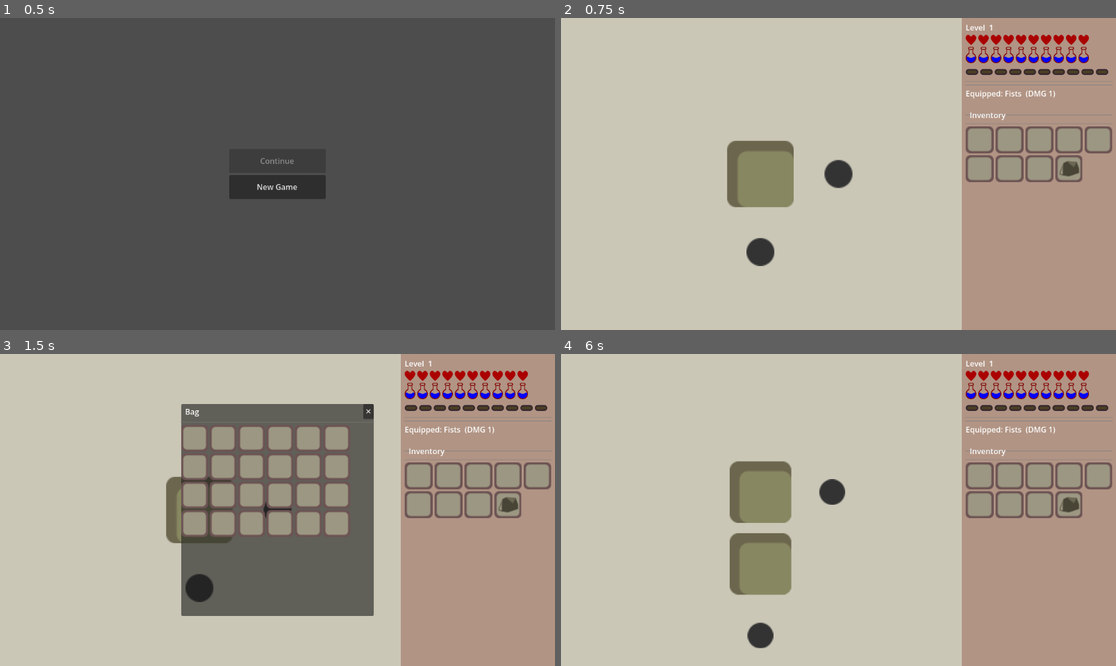
Above: before the commit, frames 1-4 (two rows, left to right).
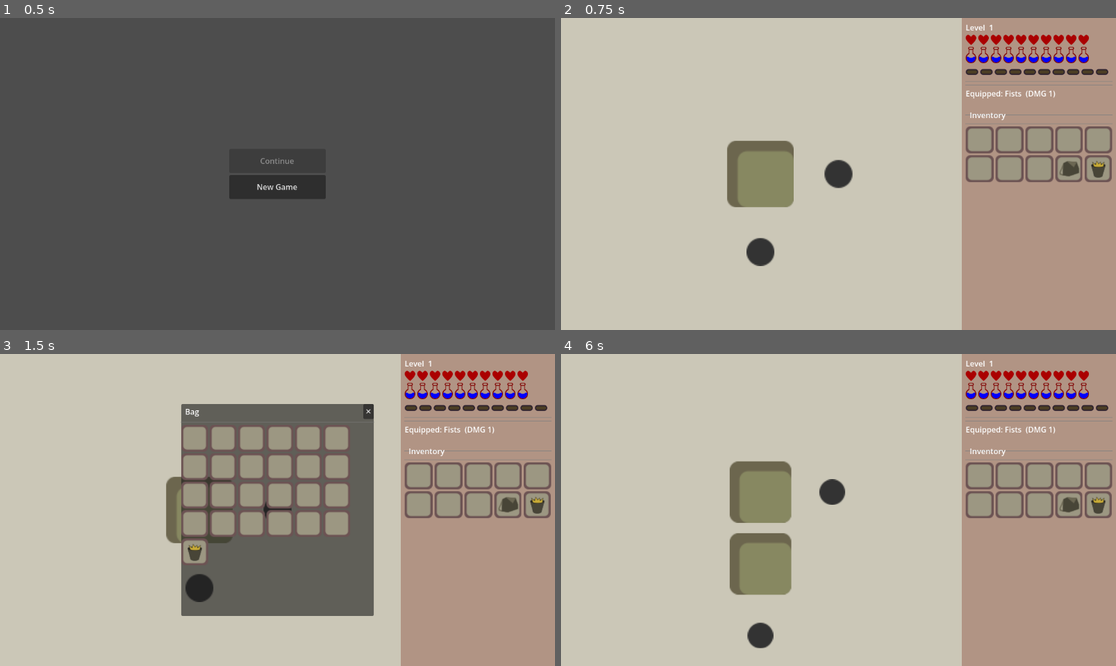
Above: after the commit, the same moments.

Repository: jiexdrop/run-reset
Game: Godot game, scene res://scenes/init.tscn
The game is run twice, just before and just after one commit, with the same random seed, the same clock (stepped at 60 frames per second) and the same inputs.
Inputs (mouse positions are in pixels of both pictures, inside the frame that each line leads up to):
- Up to frame 1 (0.5 s): no input
- Up to frame 2 (0.75 s): click "New Game" at 0.5 s
- Up to frame 3 (1.5 s): click (510, 503) at 1.25 s
- Up to frame 4 (6 s): click "✕" at 2 s; click (1071, 503) at 2.75 s; click "✕" at 3.5 s; click (1071, 503) at 4.25 s; click "✕" at 5 s; tap Enter at 5.75 s; drag from (760, 588) to (838, 510) at 5.77 s

Frame 1 is identical in both runs. In frame 2, 0.3% of the frame differs, in the area x 94-100%, y 43-53%; in frame 3, 0.6%, in the area x 32-100%, y 43-68%; in frame 4, 0.3%.

Commit message:
trash can working

Diff:
--- a/autoloads/inventory_state.gd
+++ b/autoloads/inventory_state.gd
@@ -12,6 +12,10 @@
 
 var hotbar: Array = []
 var bag:    Array = []
+# The trash holds the most recently discarded item.  It is deliberately a
+# normal slot so the player can drag the item back out before discarding
+# something else.
+var trash: Dictionary = {}
 var equipped_index: int = -1   ## hotbar index of the equipped weapon/spell, -1 = none (Fists)
 
 
@@ -26,6 +30,7 @@
 	bag.clear()
 	for i in range(BAG_SIZE):
 		bag.append(_empty_slot())
+	trash = _empty_slot()
 	equipped_index = -1
 
 
@@ -109,19 +114,17 @@
 
 func swap_slots(container_a: String, idx_a: int,
 				container_b: String, idx_b: int) -> void:
-	var arr_a = hotbar if container_a == "hotbar" else bag
-	var arr_b = hotbar if container_b == "hotbar" else bag
-
-	if idx_a < 0 or idx_a >= arr_a.size(): return
-	if idx_b < 0 or idx_b >= arr_b.size(): return
-	if arr_a[idx_a]["frozen"] or arr_b[idx_b]["frozen"]:
-		return
-
-	var tmp         = arr_a[idx_a].duplicate()
-	arr_a[idx_a]    = arr_b[idx_b].duplicate()
-	arr_b[idx_b]    = tmp
-	arr_a[idx_a]["frozen"] = false
-	arr_b[idx_b]["frozen"] = false
+	var slot_a := _get_slot(container_a, idx_a)
+	var slot_b := _get_slot(container_b, idx_b)
+	if slot_a.is_empty() or slot_b.is_empty():
+		return
+	if slot_a.get("frozen", false) or slot_b.get("frozen", false):
+		return
+
+	_set_slot(container_a, idx_a, slot_b.duplicate())
+	_set_slot(container_b, idx_b, slot_a.duplicate())
+	_get_slot(container_a, idx_a)["frozen"] = false
+	_get_slot(container_b, idx_b)["frozen"] = false
 
 	# Equipped weapon follows its item if it was moved between hotbar slots;
 	# if it left the hotbar entirely, unequip.
@@ -138,6 +141,41 @@
 	emit_signal("inventory_changed")
 
 
+## Moves an item into the temporary trash slot.  The current trash contents
+## are overwritten (and therefore deleted) only when another item is dropped
+## on it.
+func move_to_trash(source_container: String, source_index: int) -> void:
+	if source_container == "trash":
+		return
+	var source := _get_slot(source_container, source_index)
+	if source.is_empty() or source.get("item_key", "") == "" or source.get("frozen", false):
+		return
+
+	trash = source.duplicate()
+	trash["frozen"] = false
+	_set_slot(source_container, source_index, _empty_slot())
+	if source_container == "hotbar":
+		_unequip_if_empty(source_index)
+	emit_signal("inventory_changed")
+
+
+func _get_slot(container: String, index: int) -> Dictionary:
+	if container == "trash":
+		return trash if index == 0 else {}
+	var slots := hotbar if container == "hotbar" else bag if container == "bag" else []
+	return slots[index] if index >= 0 and index < slots.size() else {}
+
+
+func _set_slot(container: String, index: int, value: Dictionary) -> void:
+	if container == "trash":
+		if index == 0:
+			trash = value
+		return
+	var slots := hotbar if container == "hotbar" else bag if container == "bag" else []
+	if index >= 0 and index < slots.size():
+		slots[index] = value
+
+
 ## Equip/unequip a weapon or spell living in a hotbar slot. Toggling the
 ## already-equipped slot unequips it (falls back to Fists in combat).
 func equip_item(slot_idx: int) -> void:
@@ -169,6 +207,7 @@
 	return {
 		"hotbar":         hotbar.duplicate(true),
 		"bag":            bag.duplicate(true),
+		"trash":          trash.duplicate(true),
 		"equipped_index": equipped_index,
 	}
 
@@ -181,5 +220,8 @@
 	var saved_bag = data.get("bag", [])
 	for i in range(min(saved_bag.size(), BAG_SIZE)):
 		bag[i] = saved_bag[i]
+	var saved_trash = data.get("trash", {})
+	if saved_trash is Dictionary:
+		trash = saved_trash.duplicate(true)
 	equipped_index = data.get("equipped_index", -1)
 	emit_signal("inventory_changed")
--- a/scenes/bag_ui.gd
+++ b/scenes/bag_ui.gd
@@ -19,6 +19,7 @@
 @onready var _close_btn: Button        = $Panel/VBox/TitleBar/CloseButton
 
 var _slots: Array = []
+var _trash_slot: ItemSlot = null
 
 
 func _ready() -> void:
@@ -43,10 +44,18 @@
 		slot.drop_received.connect(_on_slot_drop)
 		_slots.append(slot)
 
+	_trash_slot = ItemSlotScene.instantiate()
+	_grid.add_child(_trash_slot)
+	_trash_slot.setup("trash", 0, false)
+	_trash_slot.set_drag_enabled(true)
+	_trash_slot.tooltip_text = "Trash: drop an item here. The previous trash item is deleted."
+
 
 func _on_inventory_changed() -> void:
 	for slot in _slots:
 		slot.refresh()
+	if is_instance_valid(_trash_slot):
+		_trash_slot.refresh()
 
 
 func _on_slot_clicked(container: String, index: int) -> void:
--- a/scenes/inventory_ui.gd
+++ b/scenes/inventory_ui.gd
@@ -19,6 +19,7 @@
 # ── State ─────────────────────────────────────────────────────────────────────
 var _slots: Array = []
 var _bag_button: TextureButton = null
+var _trash_slot: ItemSlot = null
 var _columns_dirty: bool = false   # debounce flag
 
 
@@ -58,6 +59,7 @@
 		_slots.append(slot)
 
 	_build_bag_button()
+	_build_trash_slot()
 
 	slot_grid.columns = SLOT_MIN_COLS
 
@@ -77,9 +79,20 @@
 	slot_grid.add_child(_bag_button)
 
 
+func _build_trash_slot() -> void:
+	_trash_slot = ItemSlotScene.instantiate()
+	slot_grid.add_child(_trash_slot)
+	_trash_slot.setup("trash", 0, false)
+	# Match the hotbar: this becomes draggable only while the bag is open.
+	_trash_slot.set_drag_enabled(false)
+	_trash_slot.tooltip_text = "Trash: drop an item here. The previous trash item is deleted."
+
+
 func _on_inventory_changed() -> void:
 	for slot in _slots:
 		slot.refresh()
+	if is_instance_valid(_trash_slot):
+		_trash_slot.refresh()
 
 
 ## Queue a column update — deferred so many resize events in one frame
@@ -131,3 +144,5 @@
 func set_drag_enabled(enabled: bool) -> void:
 	for slot in _slots:
 		slot.set_drag_enabled(enabled)
+	if is_instance_valid(_trash_slot):
+		_trash_slot.set_drag_enabled(enabled)
--- a/scenes/item_slot.gd
+++ b/scenes/item_slot.gd
@@ -23,6 +23,7 @@
 const TEX_SLOT     = preload("res://assets/ui/slot.png")
 const TEX_SLOT_ICE = preload("res://assets/ui/slot_ice.png")
 const TEX_SLOT_BAG = preload("res://assets/ui/slot.png")
+const TEX_SLOT_TRASH = preload("res://assets/ui/slot_trash.png")
 
 const ICON_SIZE    = Vector2(48, 48)
 
@@ -53,7 +54,7 @@
 	container   = p_container
 	slot_index  = p_index
 	is_bag_slot = p_is_bag
-	_bg.texture = TEX_SLOT_BAG if p_is_bag else TEX_SLOT
+	_bg.texture = TEX_SLOT_TRASH if container == "trash" else TEX_SLOT_BAG if p_is_bag else TEX_SLOT
 	_style_label()
 	refresh()
 
@@ -63,9 +64,11 @@
 	if container == "hotbar":
 		if slot_index < InventoryState.hotbar.size():
 			slot_data = InventoryState.hotbar[slot_index]
-	else:
+	elif container == "bag":
 		if slot_index < InventoryState.bag.size():
 			slot_data = InventoryState.bag[slot_index]
+	elif container == "trash":
+		slot_data = InventoryState.trash
 
 	_item_key = slot_data.get("item_key", "")
 	_frozen   = slot_data.get("frozen", false)
@@ -174,7 +177,10 @@
 func receive_drop() -> void:
 	if _drag_source.is_empty():
 		return
-	InventoryState.swap_slots(_drag_source["container"], _drag_source["index"], container, slot_index)
+	if container == "trash" and _drag_source["container"] != "trash":
+		InventoryState.move_to_trash(_drag_source["container"], _drag_source["index"])
+	else:
+		InventoryState.swap_slots(_drag_source["container"], _drag_source["index"], container, slot_index)
 
 
 # ── Private ────────────────────────────────────────────────────────────────────
